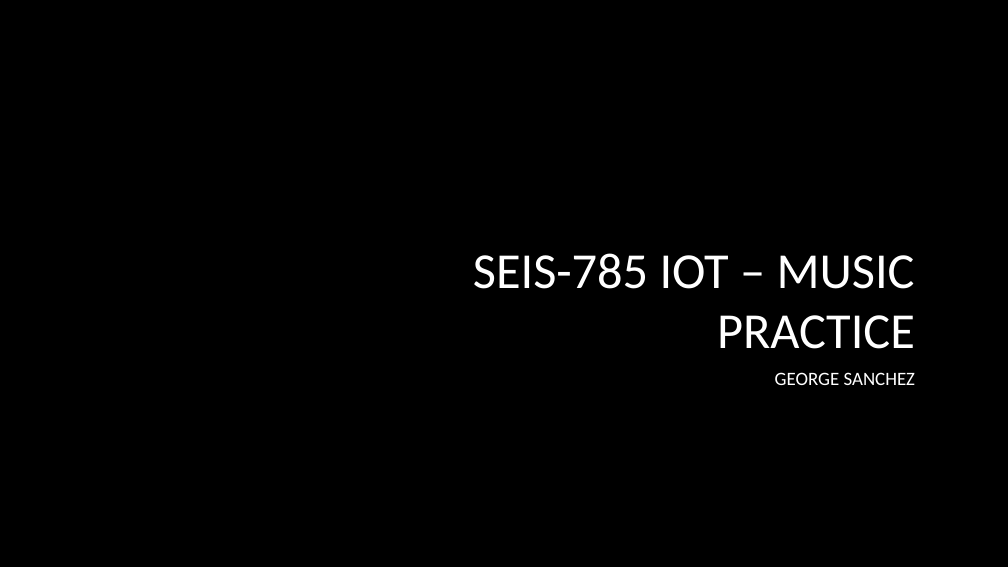
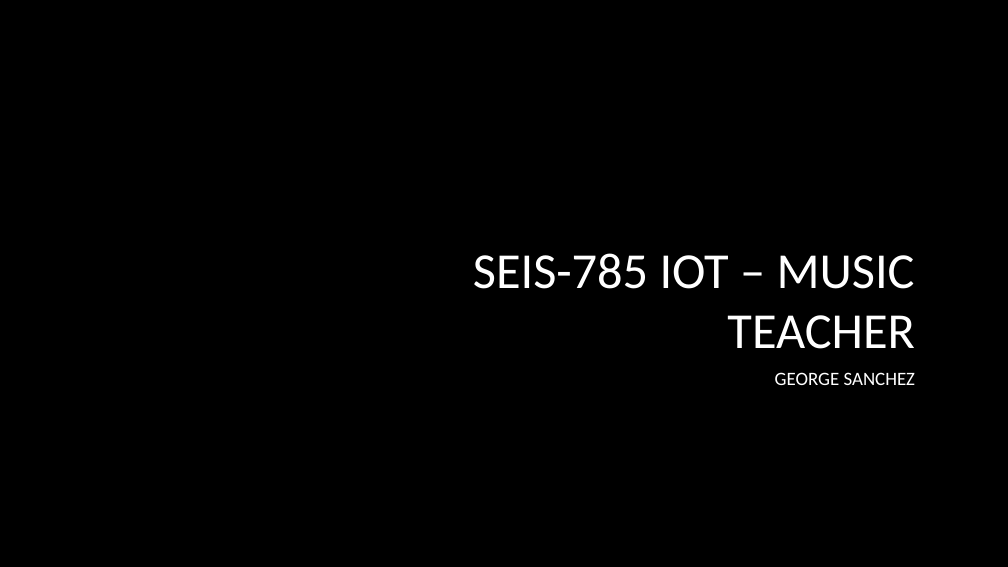
Before and after one commit to petabyte/IonT, a slide deck: slide 1 of presentation/IOT- SEIS785.pptx. Drawn at 1008x567 pixels with LibreOffice and Linux fonts; fonts in the diff are those of the drawing; background and template pictures are left out. Boxes give left, top, right and bottom in pixels: in the first picture for what was removed or moved away, otherwise in the second. Text is boxed around its words. In the diff, an @@ line names an element or a change of style, - is before the commit and + after.

Commit message:
Changed the project name

```diff
--- a/presentation/IOT- SEIS785.pptx
+++ b/presentation/IOT- SEIS785.pptx
@@ title at (473, 253, 915, 349): text changed @@
-SEIS-785 IOT – MUSIC PRACTICE
+SEIS-785 IOT – MUSIC TEACHER
```
